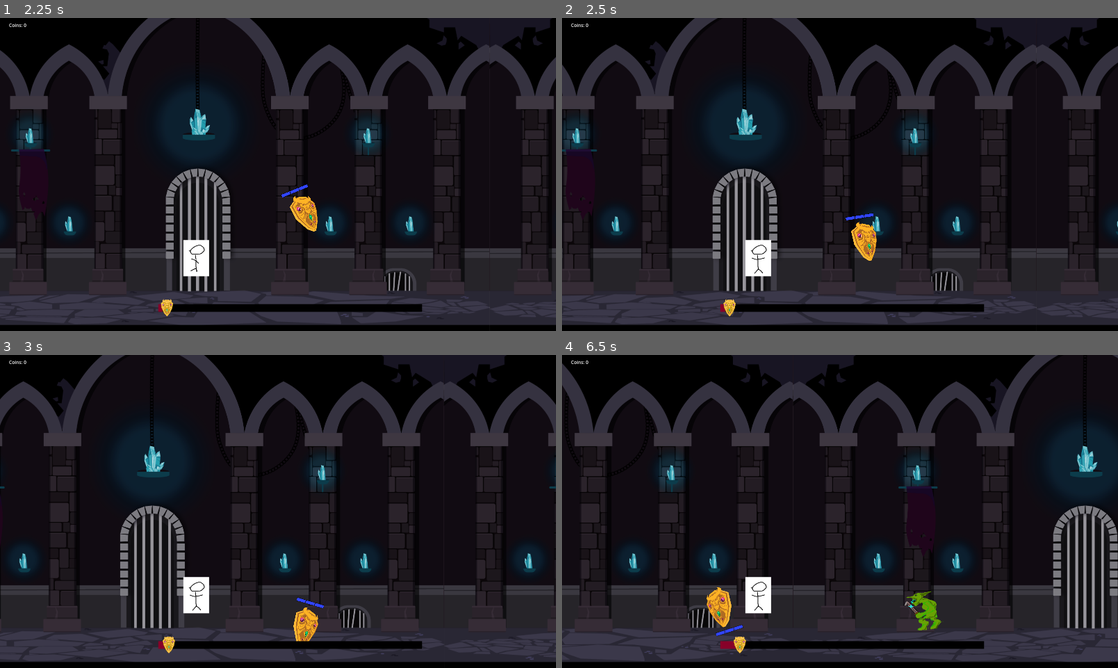
Above: before the commit, frames 1-4 (two rows, left to right).
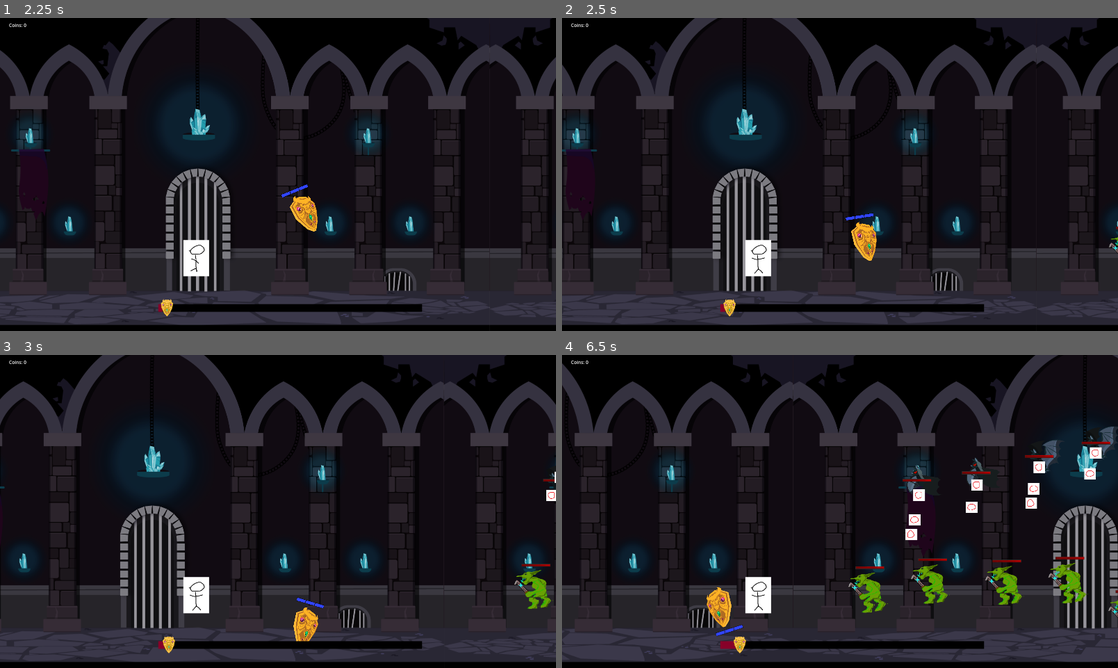
Above: after the commit, the same moments.

Repository: Cookie-Tin-Studios/Heroes-Shield
Game: Godot game, scene res://scenes/menu/main_menu.tscn
Same seed, same stepped clock (60 frames per second), same inputs: the game is played once before the commit and once after it.
Inputs (mouse positions are in pixels of both pictures, inside the frame that each line leads up to):
- Up to frame 1 (2.25 s): click "New Game" at 0.5 s; move the mouse to (400, 158) at 1.27 s; hold Right (ui_right) 1.28-2.03 s; click (400, 158) at 1.35 s; move the mouse to (166, 190) at 2.02 s; hold Down (ui_down) from 2.03 s (still down); click (166, 190) at 2.1 s
- Up to frame 2 (2.5 s): keep holding Down (ui_down)
- Up to frame 3 (3 s): move the mouse to (333, 442) at 2.77 s; release Down (ui_down) at 2.78 s; hold Right (ui_right) from 2.78 s (still down); click (333, 442) at 2.85 s
- Up to frame 4 (6.5 s): move the mouse to (812, 574) at 3.52 s; release Right (ui_right) at 3.53 s; hold Up (ui_up) 3.53-4.28 s; click (812, 574) at 3.6 s; move the mouse to (1006, 558) at 4.27 s; hold Left (ui_left) 4.28-5.78 s; click (1006, 558) at 4.35 s; move the mouse to (673, 464) at 5.02 s; click (673, 464) at 5.1 s; move the mouse to (867, 511) at 5.77 s; hold Down (ui_down) from 5.78 s (still down); click (867, 511) at 5.85 s

Frame 1 is identical in both runs. In frame 2, less than 0.1% of the frame differs, in the area x 98-100%, y 66-76%; in frame 3, 0.5%; in frame 4, 3.6%, in the area x 51-100%, y 22-88%.

Commit message:
fixed health bar

Diff:
--- a/scenes/main.tscn
+++ b/scenes/main.tscn
@@ -1,10 +1,9 @@
-[gd_scene load_steps=10 format=3 uid="uid://i70ovs7ns5pg"]
+[gd_scene load_steps=9 format=3 uid="uid://i70ovs7ns5pg"]
 
 [ext_resource type="PackedScene" uid="uid://dk41cisdtdonq" path="res://scenes/idiot_hero.tscn" id="2_jn0l8"]
 [ext_resource type="PackedScene" uid="uid://bumwv0mx5w6aq" path="res://scenes/shield.tscn" id="2_w3671"]
 [ext_resource type="PackedScene" uid="uid://cn3lii7exa78k" path="res://scenes/background.tscn" id="3_3s816"]
-[ext_resource type="Script" path="res://scripts/spawners/melee_spawner.gd" id="5_attrf"]
-[ext_resource type="PackedScene" uid="uid://dtj2jcj8eeq22" path="res://scenes/HUD.tscn" id="5_scp5s"]
+[ext_resource type="PackedScene" path="res://scenes/HUD.tscn" id="5_scp5s"]
 [ext_resource type="PackedScene" uid="uid://ei3etn0w5se4" path="res://scenes/menu/pause_menu.tscn" id="5_yooe3"]
 [ext_resource type="PackedScene" uid="uid://dtcvtr24mkkft" path="res://scenes/mob_melee.tscn" id="6_v37hx"]
 [ext_resource type="PackedScene" uid="uid://xsfmwuuxbm3h" path="res://scenes/spawners/bat_spawner.tscn" id="6_xgrp2"]
@@ -42,17 +41,17 @@
 scale = Vector2(0.714286, 1.42857)
 
 [node name="MeleeSpawningZone" parent="Idiot_hero" instance=ExtResource("6_xgrp2")]
-position = Vector2(2077.86, 137.143)
+position = Vector2(2129.29, 31.4285)
 scale = Vector2(0.510205, 0.510205)
-script = ExtResource("5_attrf")
 mob_scene = ExtResource("6_v37hx")
-max_mobs = 1
+spawn_interval = 1.0
+max_mobs = 5
 
 [node name="BatSpawningZone" parent="Idiot_hero" instance=ExtResource("6_xgrp2")]
 position = Vector2(2208.57, -680)
 scale = Vector2(0.714286, 0.714286)
-spawn_interval = 2000.0
-max_mobs = 1
+spawn_interval = 1.0
+max_mobs = 5
 
 [node name="Camera2D" type="Camera2D" parent="Idiot_hero"]
 position = Vector2(404.285, -412.143)
--- a/scenes/mob_melee.tscn
+++ b/scenes/mob_melee.tscn
@@ -83,12 +83,14 @@
 }]
 
 [node name="Mob_base" groups=["mobs"] instance=ExtResource("1_0eyf7")]
+light_mask = 4
+visibility_layer = 4
 script = ExtResource("2_lds8s")
 health_bar_offset = Vector2(0, -20)
 health_bar_follow_collision = true
 chase_speed = 250.0
-shield_range = 400.0
-melee_range = 1.0
+shield_range = 300.0
+melee_range = 0.5
 attack_damage = 1
 attack_cooldown = 1.0
 parry_window_duration = 0.5
@@ -126,3 +128,4 @@
 offset_top = -159.0
 offset_right = 105.0
 offset_bottom = -119.0
+metadata/_edit_use_anchors_ = true
--- a/scripts/mobs/mob_melee.gd
+++ b/scripts/mobs/mob_melee.gd
@@ -10,8 +10,8 @@
 @onready var parry_sprite = $attackbox/parry_sprite  # Reference to the AnimatedSprite2D node
 
 @export var chase_speed: float = 250.0
-@export var shield_range: float = 400.0  # Distance to prioritize the shield
-@export var melee_range: float = 1.0  # Attack range (update if needed)
+@export var shield_range: float = 300.0  # Distance to prioritize the shield
+@export var melee_range: float = 0.5  # Attack range (update if needed)
 @export var attack_damage: int = 1  # Damage dealt per attack
 @export var attack_cooldown: float = 1.0  # Time between attacks
 @export var parry_window_duration: float = 0.5  # Time window for parry
@@ -26,12 +26,6 @@
 func _ready() -> void:
 	super._ready()
 	_update_target_priority()
-
-	# Connect to shield parry signal
-	if is_instance_valid(shield):
-		shield.connect("attempt_parry", Callable(self, "_on_parry_attempted"))
-	else:
-		print("Shield not found in the scene!")
 
 func _physics_process(delta: float) -> void:
 	super._physics_process(delta)
@@ -67,10 +61,9 @@
 			perform_attack(shield)
 
 	# Ensure the health bar follows the collision shape's position if available
-	if collision_shape:
-		$Node2D.position = collision_shape.global_position + Vector2(0, -20)  # Adjust offset as needed
-	else:
-		print("CollisionShape2D not found!")
+	if health_bar_follow_collision and $CollisionShape2D and $Node2D:
+		var collision_pos = $CollisionShape2D.position
+		$Node2D.position = collision_pos + health_bar_offset
 
 func _move_toward(point: Vector2, delta: float) -> void:
 	if is_attacking:
--- a/scripts/shield/shield.gd
+++ b/scripts/shield/shield.gd
@@ -193,18 +193,15 @@
 func _on_parry_area_body_entered(body: Node2D) -> void:
 	if body.is_in_group("projectiles") and body is RigidBody2D:
 		projectiles_in_range.append(body)
-
-	if body.is_in_group("mobs") and body is RigidBody2D:
+	elif body.is_in_group("mobs") and body is RigidBody2D:
 		mobs_in_range.append(body)
-		print("Mob in parry range, Mob Name:", body)
+
 
 func _on_parry_area_body_exited(body: Node2D) -> void:
 	if body in projectiles_in_range:
 		projectiles_in_range.erase(body)
-
-	if body in mobs_in_range:
+	elif body in mobs_in_range:
 		mobs_in_range.erase(body)
-		print("Mob leaving parry range, Mob Name:", body)
 
 func attempt_parry() -> void:
 	if projectiles_in_range.size() == 0:
@@ -221,9 +218,6 @@
 	for mob in mobs_in_range:
 		if mob and mob.has_method("parry"):
 			mob.parry(attack_damage)
-			print("Parry ", mob.name, " for ", attack_damage, " damage!")
-		else:
-			print("No 'parry()' method found on: ", mob)
 
 func deflect_projectile(projectile: RigidBody2D) -> void:
 	projectile.parried = true
